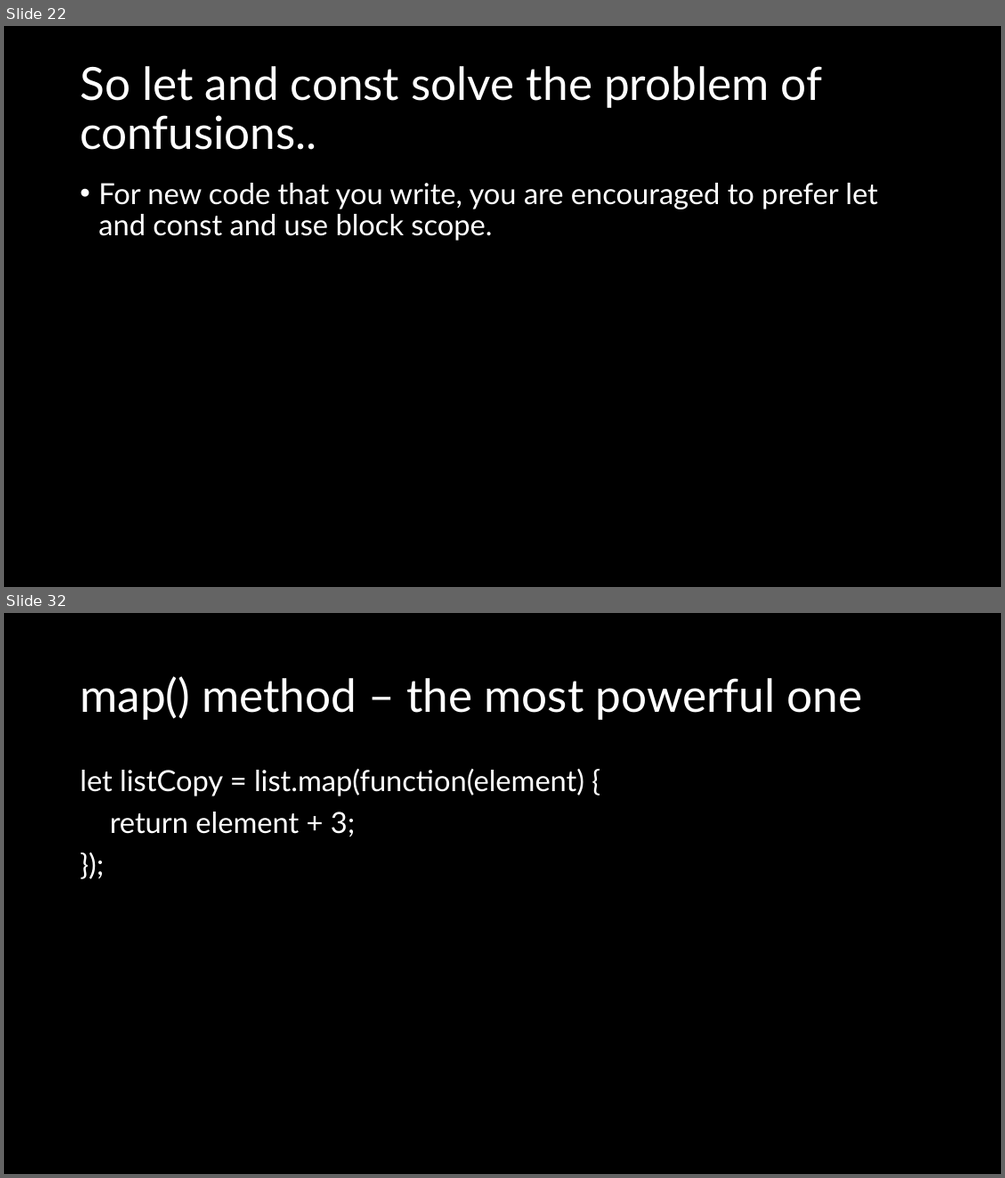
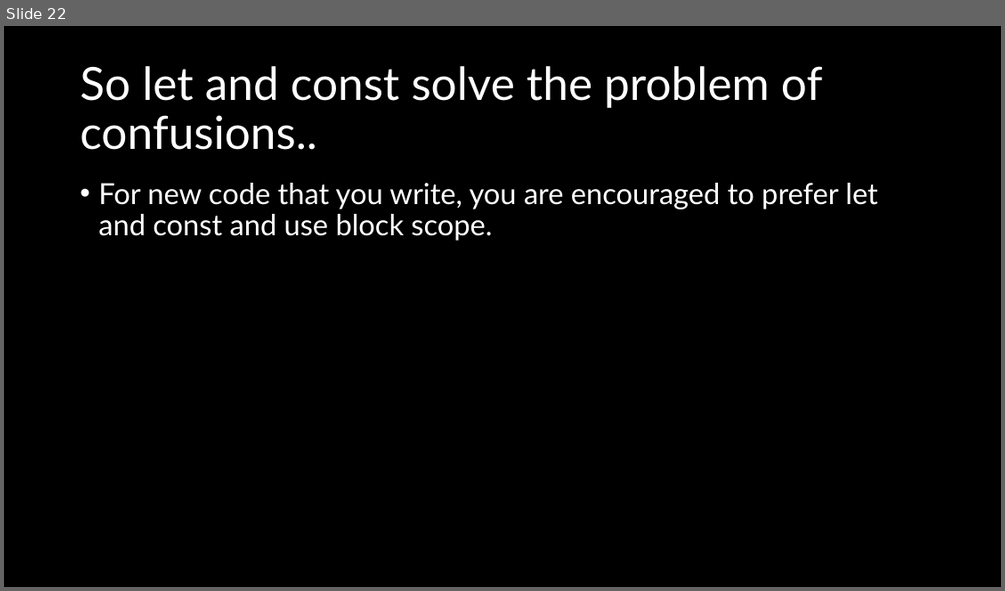
Before and after one commit to natiquekeyin/winter2026, a slide deck: JavaScript/Week3/Week3.pptx. Shown one above the other, each under a label of ours: slides 22 and 32 before the commit, slide 22 after it; the slides between them are not shown. The pictures are 1005x1178 and 1005x591 pixels, drawn with LibreOffice and Linux fonts; fonts in the diff are those of the drawing. Boxes give left, top, right and bottom in pixels: in the first picture for what was removed or moved away, otherwise in the second. Text is boxed around its words. In the diff, an @@ line names an element or a change of style, - is before the commit and + after.

```diff
--- a/JavaScript/Week3/Week3.pptx
+++ b/JavaScript/Week3/Week3.pptx
@@ slide 32 removed at <box>4,613,1001,1174</box>, background #000000 @@
@@ title removed at <box>80,676,863,720</box> @@
-map() method – the most powerful one
@@ text removed at <box>80,769,584,836</box> @@
-let listCopy = list.map(function(element) {
-return element + 3;
-});
```
Also in this commit, not shown: 12 other slides removed, 5 other files.
